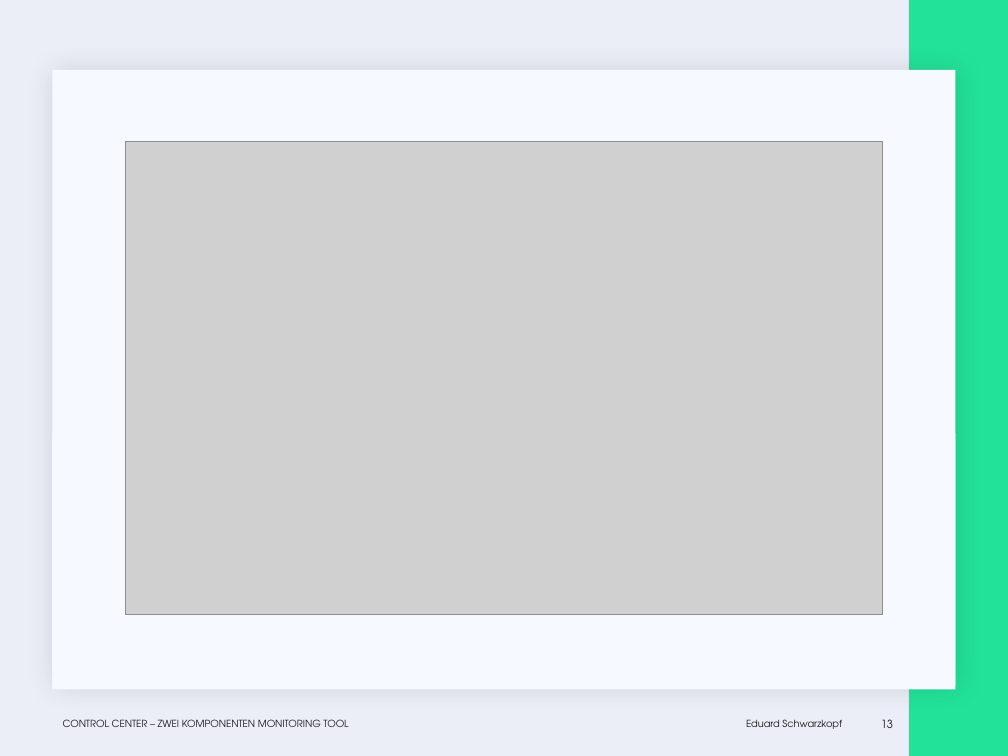
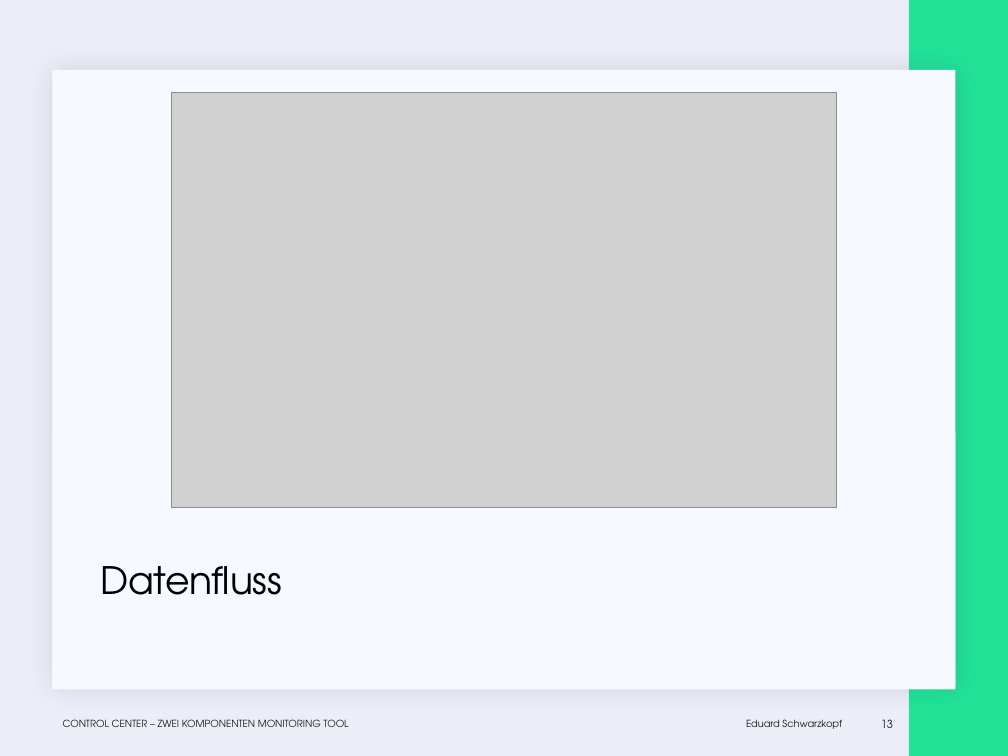
Before and after one commit to EduardSchwarzkopf/Abschlusspr-sentation, a slide deck: slide 13 of Abschluss_präsi.pptx. Drawn at 1008x756 pixels with LibreOffice and Linux fonts; fonts in the diff are those of the drawing; grey boxes stand for pictures; background and template pictures are left out. Boxes give left, top, right and bottom in pixels: in the first picture for what was removed or moved away, otherwise in the second. Text is boxed around its words. In the diff, an @@ line names an element or a change of style, - is before the commit and + after.

Commit message:
Folie 13 angepasst

```diff
--- a/Abschluss_präsi.pptx
+++ b/Abschluss_präsi.pptx
@@ picture: place and size @@
-picture at <box>125,141,882,615</box>
+picture at <box>171,93,836,508</box>
@@ title added at <box>101,566,282,595</box>, 27 pt, text #000000 @@
+Datenfluss
```
Also in this commit, not shown: 2 other slides changed.
